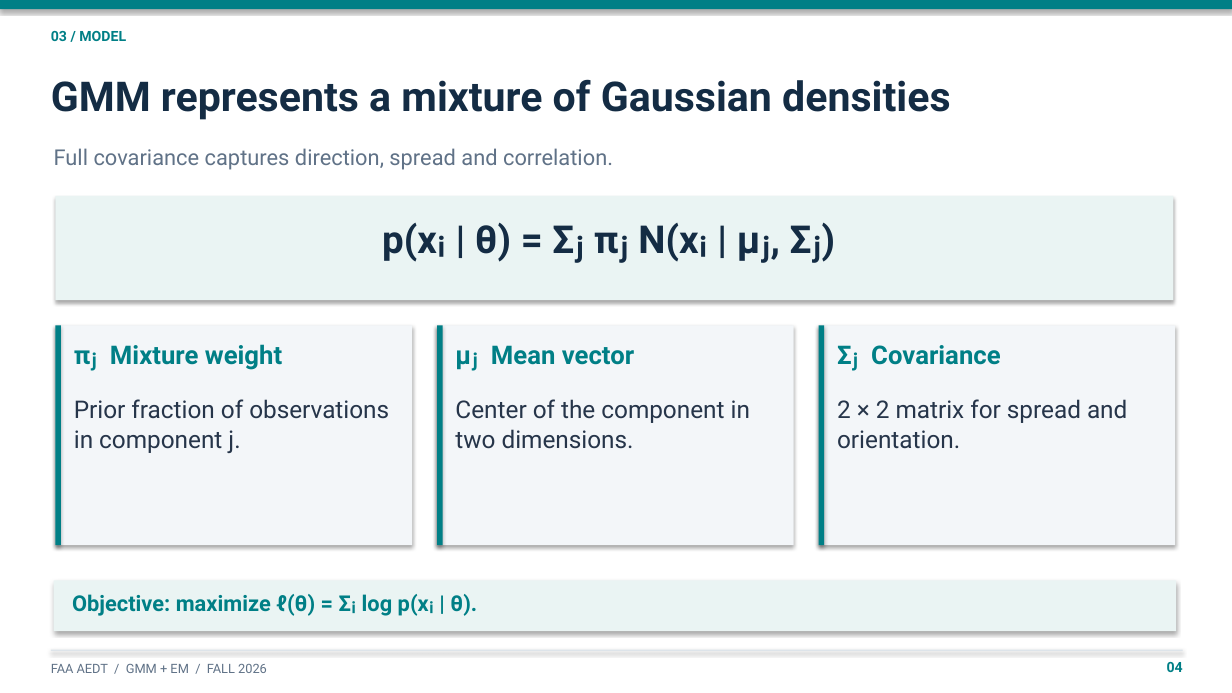
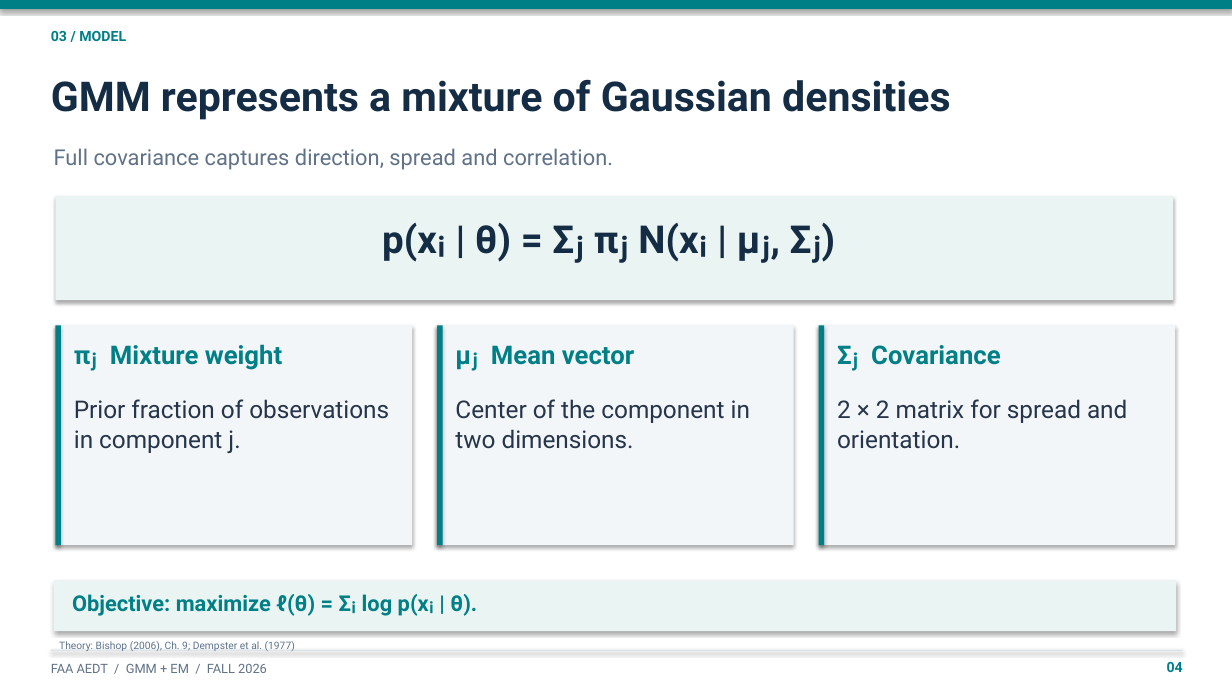
Before and after one commit to sayenooo/gmm-with-em-project, a slide deck: slide 4 of FAA_GMM_EM_presentation.pptx. Drawn at 1232x693 pixels with LibreOffice and Linux fonts; fonts in the diff are those of the drawing. Boxes give left, top, right and bottom in pixels: in the first picture for what was removed or moved away, otherwise in the second. Text is boxed around its words. In the diff, an @@ line names an element or a change of style, - is before the commit and + after.

Commit message:
docs: add verified academic sources and accurate AI disclosure
- Cite the EM paper, Bishop textbook, AIC/BIC originals and official FAA AEDT site
- Map reference claims to each part of the presentation and project
- Separate citations and AI disclosure into dedicated closing slides
- Include reproducible step-by-step validation instructions
- Preserve truthful project provenance and unfilled student work details
- Keep the 16-slide presentation timed to 15 minutes

```diff
--- a/FAA_GMM_EM_presentation.pptx
+++ b/FAA_GMM_EM_presentation.pptx
@@ text added at (59, 641, 295, 651), 8 pt, text #5D738B @@
+Theory: Bishop (2006), Ch. 9; Dempster et al. (1977)
```
Also in this commit, not shown: 7 other slides changed, 2 slides added, 1 slide removed, 5 other files.
